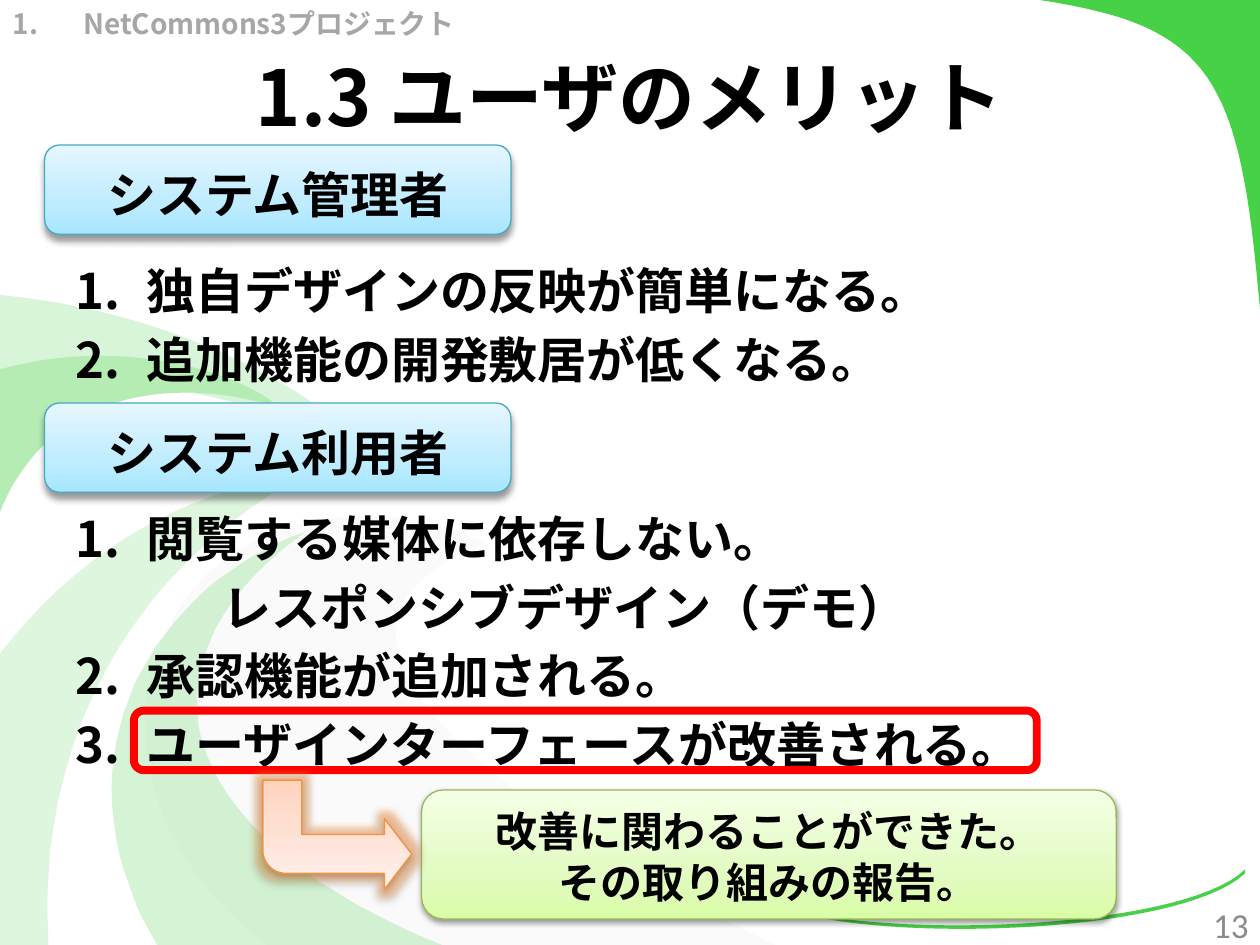
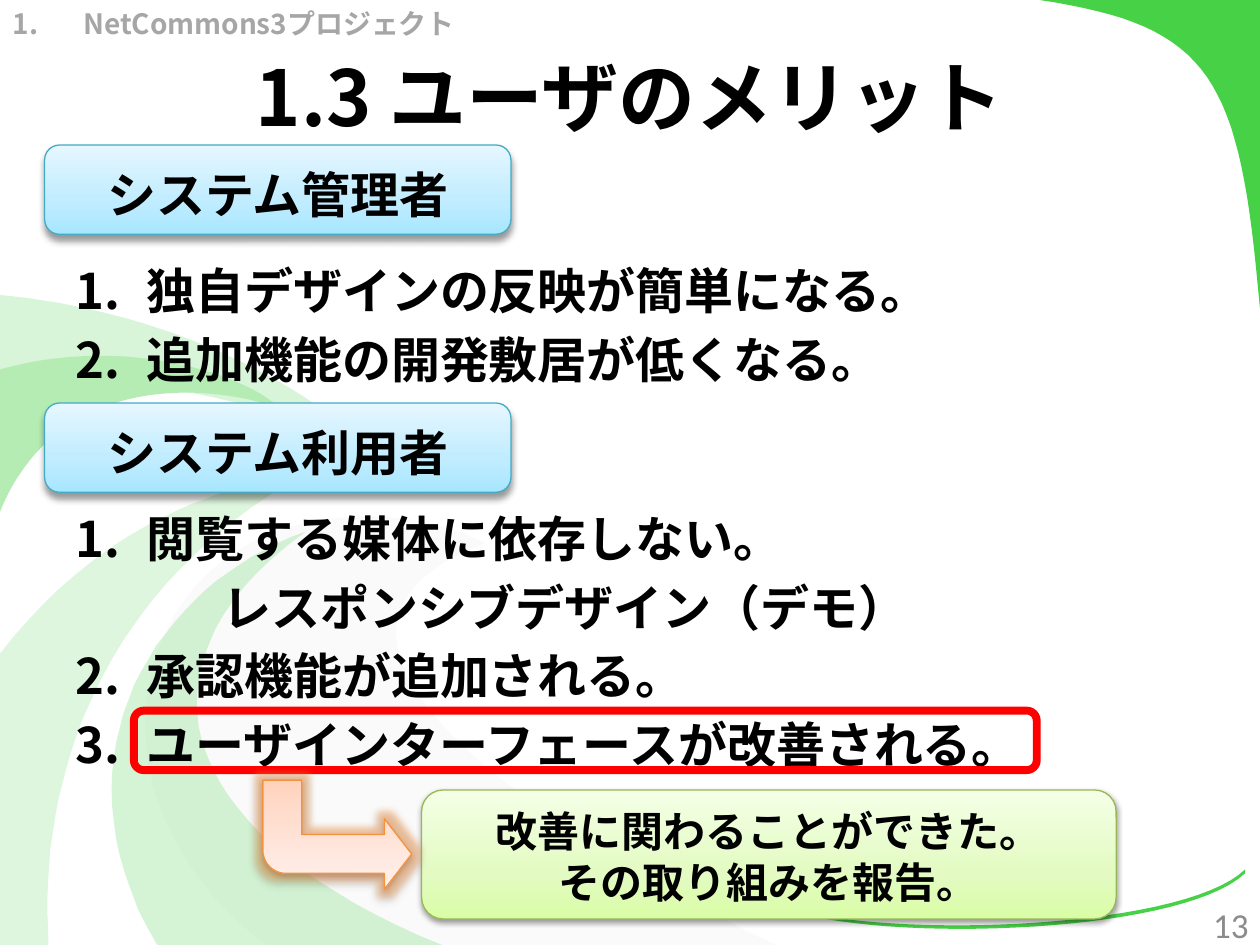
Before and after one commit to kotaro0717/Report-Management, a slide deck: slide 13 of 1.中間報告/3.発表資料/report_hokada.pptx. Drawn at 1260x945 pixels with LibreOffice and Linux fonts; fonts in the diff are those of the drawing. Boxes give left, top, right and bottom in pixels: in the first picture for what was removed or moved away, otherwise in the second. Text is boxed around its words. In the diff, an @@ line names an element or a change of style, - is before the commit and + after.

```diff
--- a/1.中間報告/3.発表資料/report_hokada.pptx
+++ b/1.中間報告/3.発表資料/report_hokada.pptx
@@ text in rounded rectangle at box(559, 862, 979, 902): text changed @@
-その取り組みの報告。
+その取り組みを報告。
```
Also in this commit, not shown: 18 other slides changed, 3 slides added, 1 slide removed, 5 other files.
